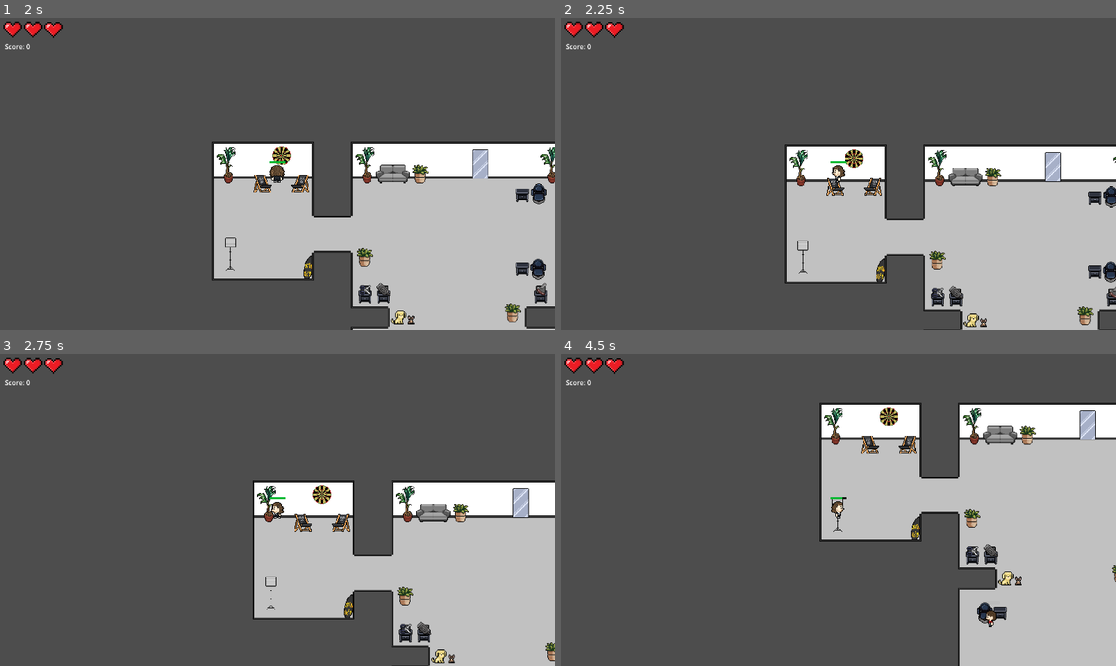
Above: before the commit, frames 1-4 (two rows, left to right).
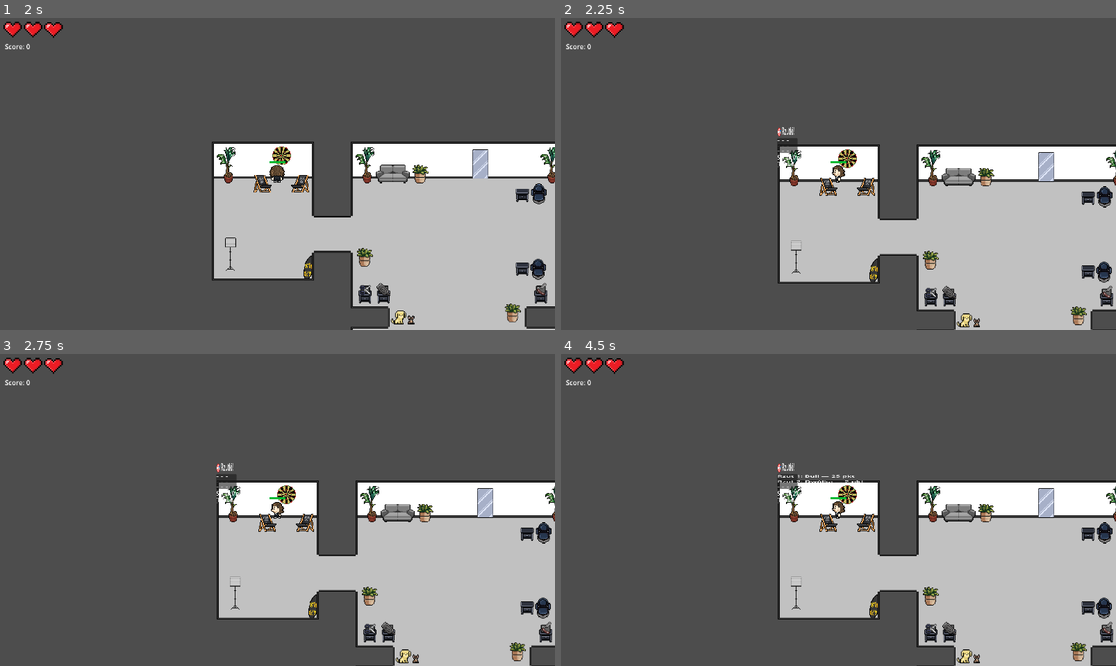
Above: after the commit, the same moments.

Repository: b0nnyy/BarberGame2D
Game: Godot game, scene res://Levels/d_level_salon_01.tscn
Two runs of this game, one before a commit and one after it. Both use one fixed random seed, a clock stepped at 60 frames per second and the inputs below. This scene is started directly instead of the project's main scene.
Inputs:
- Up to frame 1 (2 s): tap Enter at 0.5 s; hold W (up) from 0.53 s (still down); tap E (use_item) at 0.6, 1.55 s; tap Shift (sprint) at 1.35 s
- Up to frame 2 (2.25 s): release W (up) at 2.03 s; hold A (left) from 2.03 s (still down); tap E (use_item) at 2.1 s
- Up to frame 3 (2.75 s): keep holding A (left)
- Up to frame 4 (4.5 s): tap E (use_item) at 2.85, 3.8, 4.35 s; release A (left) at 3.53 s; hold S (down) 3.53-4.28 s; hold Shift (sprint) 3.53-4.28 s; hold D (right) from 4.28 s (still down)

Frame 1 is identical in both runs. In frame 2, 5.5% of the frame differs, in the area x 38-100%, y 34-100%; in frame 3, 12%; in frame 4, 31%, in the area x 39-100%, y 15-100%.

Commit message:
Dartboard game

Diff:
--- a/Characters/player.gd
+++ b/Characters/player.gd
@@ -13,6 +13,7 @@
 @export var stamina_drain: float = 40
 @export var stamina_regen: float = 25
 @export var sprint_cooldown: float = 0.5
+@export var dart_ui: CanvasLayer
 
 @onready var animated_sprite = $AnimatedSprite2D
 @onready var hand = $Hand
@@ -74,7 +75,9 @@
 
 func _process(_delta):
 	if Input.is_action_just_pressed("use_item"):
-		print("E działa")
+		if dart_ui and dart_ui.visible:
+			dart_ui.throw_dart()
+			return
 		attempt_pick_up()
 
 func attempt_pick_up():
@@ -84,6 +87,9 @@
 		print("AREA:", area.name)
 		print("GROUPS:", area.get_groups())
 		if area.is_in_group("Interactable"):
+			if area.has_method("interact"):
+				area.interact(self)
+				return
 			if area.has_method("take_item") or area.get_parent().has_method("take_item"):
 				if area.has_method("take_item"):
 					target = area
--- a/Levels/d_level_salon_01.tscn
+++ b/Levels/d_level_salon_01.tscn
@@ -14,6 +14,8 @@
 [ext_resource type="Texture2D" uid="uid://dntygy1iv3rkj" path="res://Art/icons/ikony menu/EXIT.png" id="13_yrxkd"]
 [ext_resource type="PackedScene" uid="uid://crtaapidfw5s3" path="res://scenes/pies.tscn" id="14_yrxkd"]
 [ext_resource type="Texture2D" uid="uid://cqd60s7hc33op" path="res://Art/tilemap.png" id="15_jnvy2"]
+[ext_resource type="PackedScene" uid="uid://bjhwmkwmbryoo" path="res://scenes/Dartboard.tscn" id="15_ru0d3"]
+[ext_resource type="PackedScene" uid="uid://eod5e1edk8fi" path="res://scenes/DartUI.tscn" id="16_fhklm"]
 
 [sub_resource type="NavigationPolygon" id="NavigationPolygon_yrxkd"]
 vertices = PackedVector2Array(865, 413, 865, 672.84375, 799, 671.85156, 525, 413, 525, 675, 592, 675, 592, 735, 799, 733, 758, 912.90625, 731.14844, 914, 865.9531, 733, 865.03906, 913.89844, 758, 953, 921, 953, 921, 982, 730.14844, 982, 525, 914, 525, 735)
@@ -186,8 +188,9 @@
 position = Vector2(558, 764)
 scale = Vector2(1.339, 1.339)
 
-[node name="Player" parent="." unique_id=1059542811 groups=["Interactable"] instance=ExtResource("5_ucvr3")]
+[node name="Player" parent="." unique_id=1059542811 node_paths=PackedStringArray("dart_ui") groups=["player"] instance=ExtResource("5_ucvr3")]
 position = Vector2(385, 606)
+dart_ui = NodePath("../CanvasLayer")
 
 [node name="RemoteTransform2D" type="RemoteTransform2D" parent="Player" unique_id=1294629052]
 remote_path = NodePath("../../Camera2D2")
@@ -238,6 +241,7 @@
 
 [node name="FadeLayer" type="ColorRect" parent="UI" unique_id=1964602246]
 process_mode = 2
+visible = false
 anchors_preset = 15
 anchor_right = 1.0
 anchor_bottom = 1.0
@@ -310,6 +314,17 @@
 position = Vector2(602, 699)
 scale = Vector2(1.4, 1.4)
 
+[node name="Area2D" parent="." unique_id=330003741 node_paths=PackedStringArray("dart_ui") instance=ExtResource("15_ru0d3")]
+position = Vector2(392, 427)
+scale = Vector2(1.946785, 5.14788)
+dart_ui = NodePath("../CanvasLayer")
+
+[node name="CanvasLayer" parent="." unique_id=787037077 instance=ExtResource("16_fhklm")]
+visible = false
+offset = Vector2(367.995, 308.86)
+scale = Vector2(0.205, 0.205)
+transform = Transform2D(0.205, 0, 0, 0.205, 367.995, 308.86)
+
 [connection signal="pressed" from="UI/GameOverMenu/Panel/VBoxContainer/SaveScoreButton" to="." method="_on_save_score_button_pressed"]
 [connection signal="pressed" from="UI/GameOverMenu/Panel/VBoxContainer/RestartButton" to="." method="_on_restart_button_pressed"]
 [connection signal="pressed" from="UI/GameOverMenu/Panel/VBoxContainer/ExitButton" to="." method="_on_exit_button_pressed"]
--- /dev/null
+++ b/scenes/DartUI.tscn
@@ -0,0 +1,62 @@
+[gd_scene format=3 uid="uid://eod5e1edk8fi"]
+
+[ext_resource type="Script" uid="uid://ck3kssfhhgwhd" path="res://skrypty/dart_ui.gd" id="1_phwd8"]
+
+[node name="DartUI" type="CanvasLayer" unique_id=787037077]
+script = ExtResource("1_phwd8")
+
+[node name="Panel" type="Panel" parent="." unique_id=1237077333]
+anchors_preset = 6
+anchor_left = 1.0
+anchor_top = 0.5
+anchor_right = 1.0
+anchor_bottom = 0.5
+offset_left = -65.150024
+offset_top = -20.0
+offset_bottom = 20.0
+grow_horizontal = 0
+grow_vertical = 2
+scale = Vector2(5.2504735, 6.3302298)
+
+[node name="TitleLabel" type="Label" parent="Panel" unique_id=1111964226]
+layout_mode = 0
+offset_left = -1.0967255e-05
+offset_top = -38.525543
+offset_right = 52.99999
+offset_bottom = -15.525543
+scale = Vector2(0.7573102, 1.6998396)
+text = "Rzutki!"
+horizontal_alignment = 1
+
+[node name="VBoxContainer" type="VBoxContainer" parent="Panel" unique_id=328870668]
+layout_mode = 0
+offset_right = 40.0
+offset_bottom = 40.0
+scale = Vector2(1.5718864, 0.52067775)
+
+[node name="Dart1Label" type="Label" parent="Panel/VBoxContainer" unique_id=1201953922]
+layout_mode = 2
+
+[node name="Dart2Label" type="Label" parent="Panel/VBoxContainer" unique_id=1804379961]
+layout_mode = 2
+
+[node name="Dart3Label" type="Label" parent="Panel/VBoxContainer" unique_id=2012640277]
+layout_mode = 2
+
+[node name="TotalLabel" type="Label" parent="Panel" unique_id=728482641]
+layout_mode = 0
+offset_left = 0.17955557
+offset_top = 39.972515
+offset_right = 91.17956
+offset_bottom = 62.972515
+scale = Vector2(0.9676612, 0.9676612)
+text = "Suma: 0 pkt"
+
+[node name="HintLabel" type="Label" parent="Panel" unique_id=156260677]
+layout_mode = 0
+offset_left = 0.35911113
+offset_top = 59.32572
+offset_right = 69.35911
+offset_bottom = 82.32572
+scale = Vector2(0.8382048, 0.8954119)
+text = "[E] Rzuć !"
--- /dev/null
+++ b/scenes/Dartboard.tscn
@@ -0,0 +1,11 @@
+[gd_scene format=3 uid="uid://bjhwmkwmbryoo"]
+
+[ext_resource type="Script" uid="uid://c2mchyxr21a7p" path="res://skrypty/dartboard.gd" id="1_ss55p"]
+
+[sub_resource type="RectangleShape2D" id="RectangleShape2D_m1u7n"]
+
+[node name="Area2D" type="Area2D" unique_id=330003741 groups=["Interactable"]]
+script = ExtResource("1_ss55p")
+
+[node name="CollisionShape2D" type="CollisionShape2D" parent="." unique_id=1055592763]
+shape = SubResource("RectangleShape2D_m1u7n")
--- /dev/null
+++ b/skrypty/dart_ui.gd
@@ -0,0 +1,81 @@
+extends CanvasLayer
+
+@onready var dart_labels = [
+	$Panel/VBoxContainer/Dart1Label,
+	$Panel/VBoxContainer/Dart2Label,
+	$Panel/VBoxContainer/Dart3Label
+]
+@onready var total_label  = $Panel/TotalLabel
+@onready var title_label  = $Panel/TitleLabel
+@onready var hint_label   = $Panel/HintLabel
+
+var player
+var dartboard
+var darts_thrown: int = 0
+var total_points: int = 0
+var round_done: bool = false
+var throwing: bool = false
+
+func open(p, board):
+	player = p
+	dartboard = board
+	darts_thrown = 0
+	total_points = 0
+	round_done = false
+	throwing = false
+	visible = true
+
+
+	player.set_physics_process(false)
+
+	title_label.text = "🎯 Rzutki!"
+	hint_label.text = "[E] Rzuć!"
+	total_label.text = "Suma: 0 pkt"
+	for label in dart_labels:
+		label.text = "- - -"
+
+func throw_dart():
+	if throwing:
+		return
+
+	if round_done:
+		close()
+		return
+
+	if darts_thrown >= 3:
+		return
+
+	throwing = true
+
+	# animacja rzutu - odpali się gdy dodasz throw_down/up/left/right
+	var throw_anim = "throw_" + player.last_direction
+	if player.animated_sprite.sprite_frames.has_animation(throw_anim):
+		player.animated_sprite.play(throw_anim)
+		# poczekaj aż animacja się skończy
+		await player.animated_sprite.animation_finished
+	else:
+		# brak animacji rzutu - czekamy chwilę zamiast
+		await get_tree().create_timer(0.4).timeout
+
+	# wróć do idle
+	player.animated_sprite.play("idle_" + player.last_direction)
+
+	# losuj
+	var result = dartboard.weighted_random()
+	total_points += result["points"]
+	dart_labels[darts_thrown].text = "Rzut %d: %s — %d pkt" % [
+		darts_thrown + 1, result["label"], result["points"]
+	]
+	total_label.text = "Suma: %d pkt" % total_points
+	darts_thrown += 1
+
+	if darts_thrown >= 3:
+		round_done = true
+		title_label.text = "Wynik: %d pkt! 🎯" % total_points
+		hint_label.text = "[E] Zamknij"
+
+	throwing = false
+
+func close():
+	visible = false
+	player.set_physics_process(true)  # odblokuj ruch
--- /dev/null
+++ b/skrypty/dartboard.gd
@@ -0,0 +1,31 @@
+extends Area2D
+
+@export var dart_ui: CanvasLayer
+
+const DART_ZONES = [
+	{ "label": "BULLSEYE", "points": 50, "weight": 1 },
+	{ "label": "Bull",     "points": 25, "weight": 3 },
+	{ "label": "Trójka",   "points": 3,  "weight": 8 },
+	{ "label": "Dwójka",   "points": 2,  "weight": 8 },
+	{ "label": "Jedynka",  "points": 1,  "weight": 10 },
+	{ "label": "Pudło",    "points": 0,  "weight": 6 },
+]
+
+func _ready():
+	add_to_group("Interactable")
+
+
+func interact(player):
+	dart_ui.open(player, self)
+
+func weighted_random() -> Dictionary:
+	var total_weight = 0
+	for z in DART_ZONES:
+		total_weight += z["weight"]
+	var roll = randi() % total_weight
+	var cumulative = 0
+	for z in DART_ZONES:
+		cumulative += z["weight"]
+		if roll < cumulative:
+			return z
+	return DART_ZONES[-1]
Not shown, added: skrypty/dart_ui.gd.uid
Not shown, added: skrypty/dartboard.gd.uid
